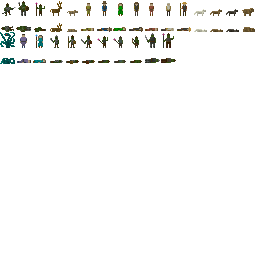
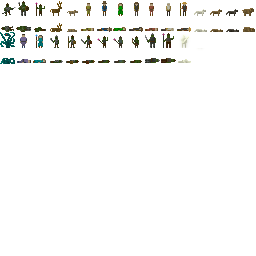
Before/after of a 256 x 256 layered artwork. What changed in the layer stack:
painted on "Background" over (178, 34, 204, 63)
